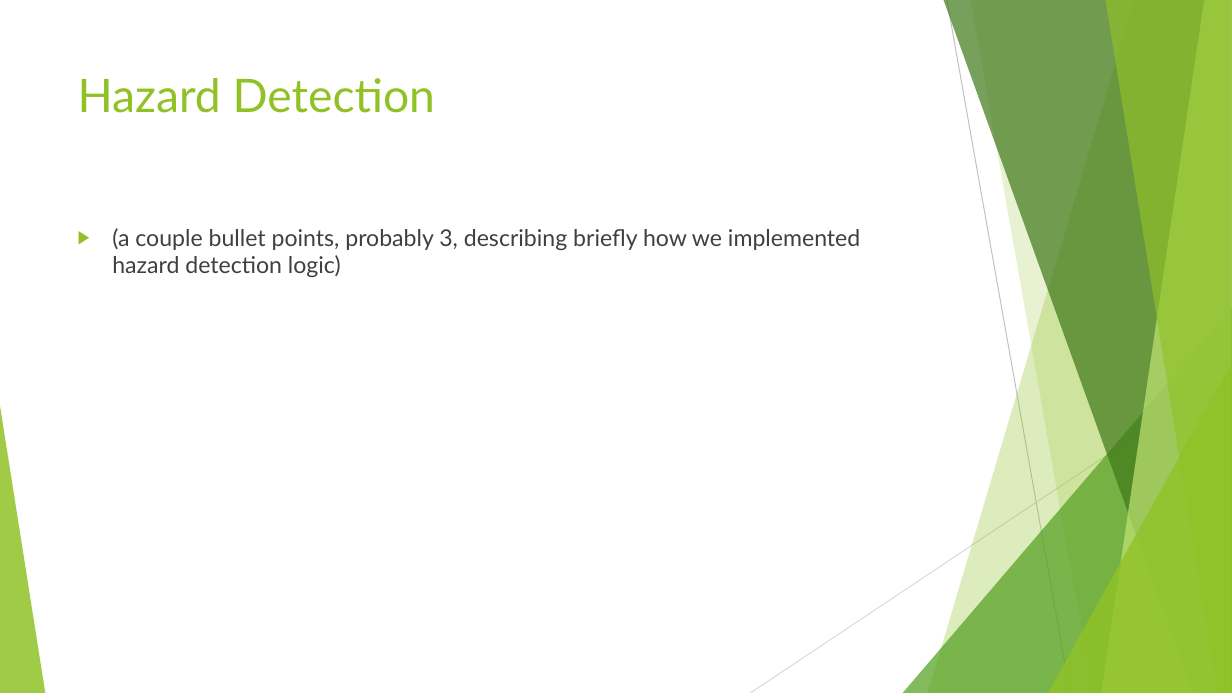
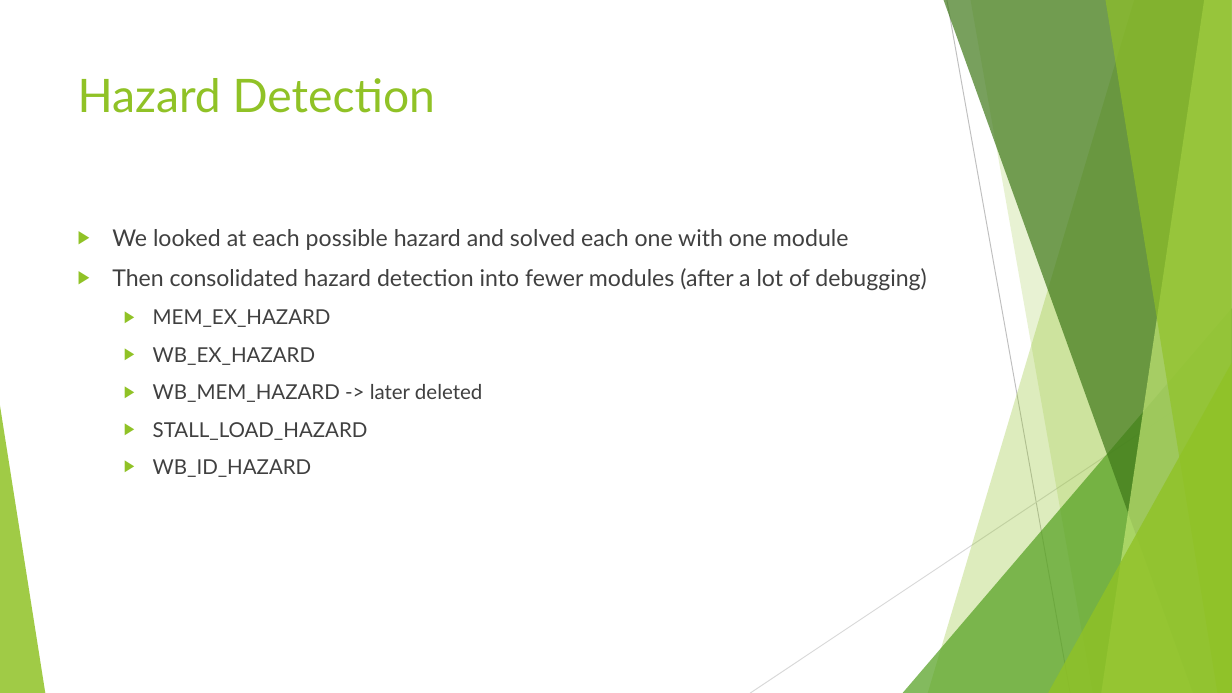
Before and after one commit to bpeynetti/362Project, a slide deck: slide 10 of Pipelined Processor Demo.pptx. Drawn at 1232x693 pixels with LibreOffice and Linux fonts; fonts in the diff are those of the drawing. Boxes give left, top, right and bottom in pixels: in the first picture for what was removed or moved away, otherwise in the second. Text is boxed around its words. In the diff, an @@ line names an element or a change of style, - is before the commit and + after.

```diff
--- a/Pipelined Processor Demo.pptx
+++ b/Pipelined Processor Demo.pptx
@@ text at box(112, 229, 926, 477): text changed @@
-▶ (a couple bullet points, probably 3, describing briefly how we implemented hazard detection logic)
+▶ We looked at each possible hazard and solved each one with one module
+▶ Then consolidated hazard detection into fewer modules (after a lot of debugging)
+  ▶ MEM_EX_HAZARD
+  ▶ WB_EX_HAZARD
+  ▶ WB_MEM_HAZARD -> later deleted
+  ▶ STALL_LOAD_HAZARD
+  ▶ WB_ID_HAZARD
```
Also in this commit, not shown: 6 other slides changed, 1 slide added, 1 slide removed, 34 other files.
